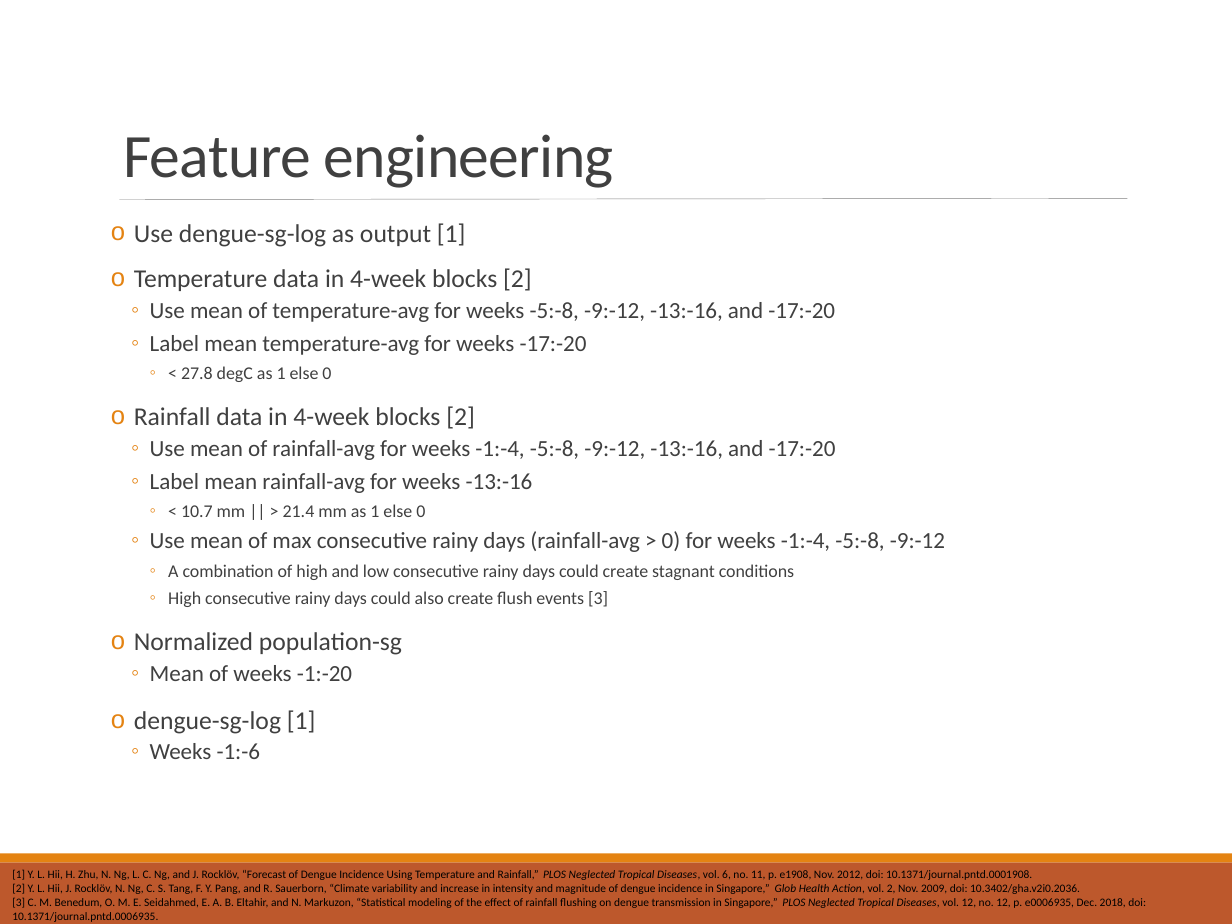
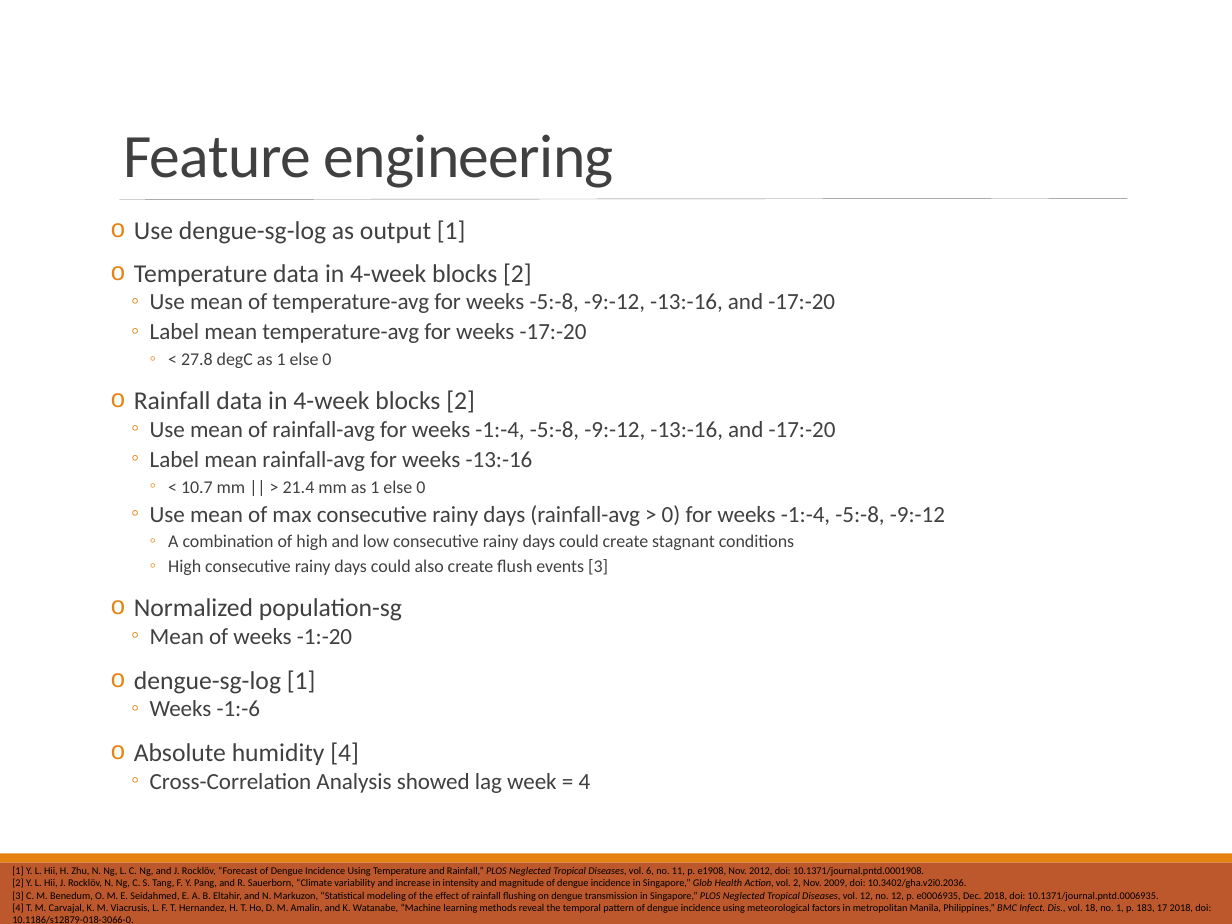
Before and after one commit to mammothb/personal, a slide deck: slide 3 of datathon/workflow.pptx. Drawn at 1232x924 pixels with LibreOffice and Linux fonts; fonts in the diff are those of the drawing. Boxes give left, top, right and bottom in pixels: in the first picture for what was removed or moved away, otherwise in the second. Text is boxed around its words. In the diff, an @@ line names an element or a change of style, - is before the commit and + after.

```diff
--- a/datathon/workflow.pptx
+++ b/datathon/workflow.pptx
@@ text at (134,220,945,716): line spacing 0.9 to 0.8 @@
@@ text at (134,742,591,793): paragraphs added @@
+o Absolute humidity [4]
+  ◦ Cross-Correlation Analysis showed lag week = 4
@@ text at (12,866,1159,901): size 6.8 to 6 pt in "[1] Y. L. Hii, H. Zhu, N. ...", "[2] Y. L. Hii, J. Rocklöv, N. ...", "[3] C. M. Benedum, O. M. E. ..." @@
@@ text at (12,903,1211,924): paragraph added @@
+[4] T. M. Carvajal, K. M. Viacrusis, L. F. T. Hernandez, H. T. Ho, D. M. Amalin, and K. Watanabe, “Machine learning methods reveal the temporal pattern of dengue incidence using meteorological factors in metropolitan Manila, Philippines,” BMC Infect. Dis., vol. 18, no. 1, p. 183, 17 2018, doi: 10.1186/s12879-018-3066-0.
```
Also in this commit, not shown: 1 other slide changed, 5 other files.
